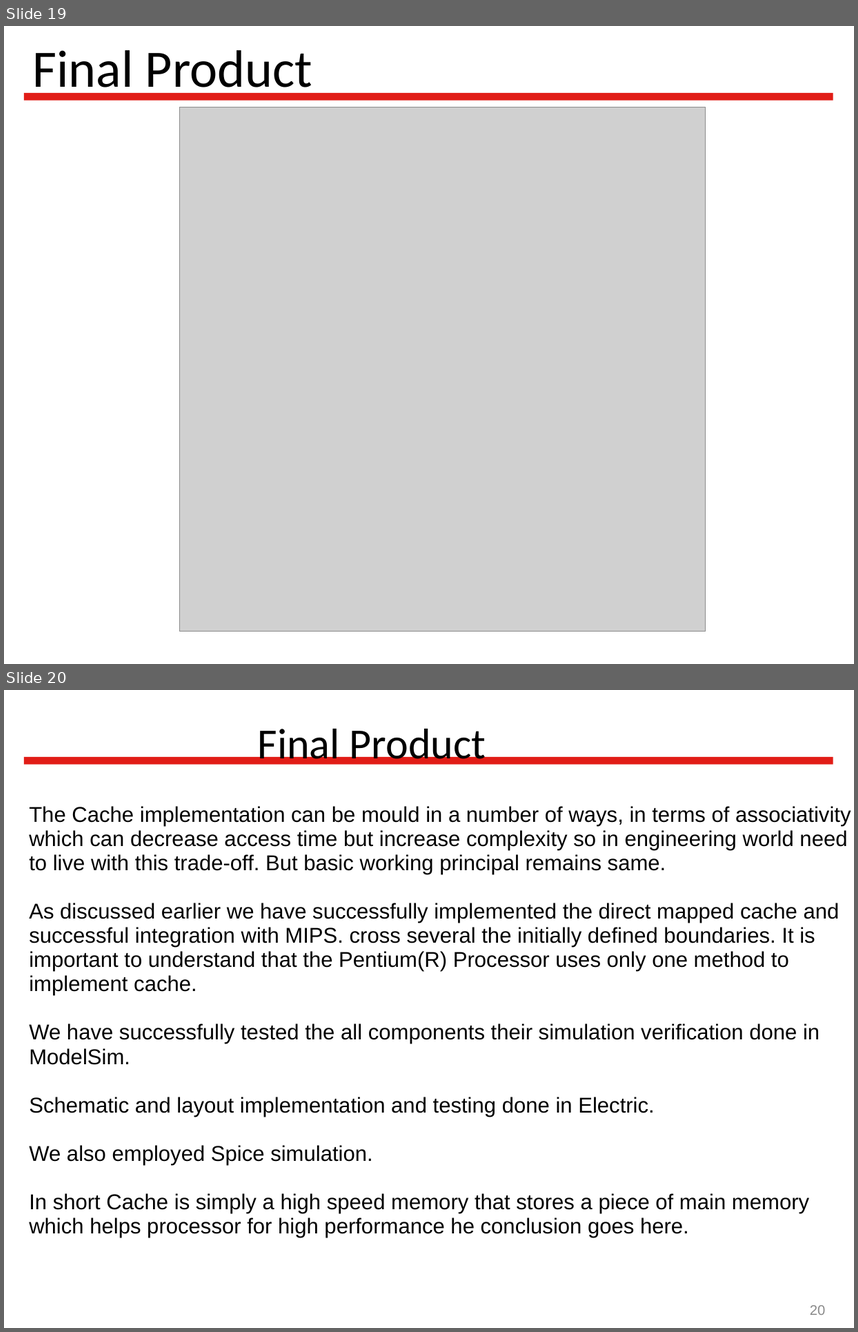
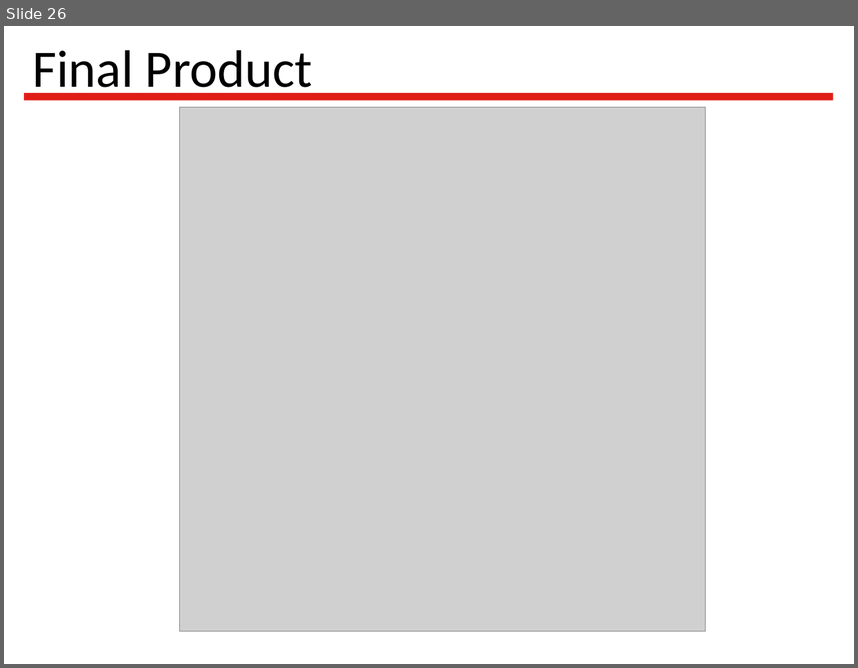
Before and after one commit to Latootoo/ECSE_548, a slide deck: Reports/presentation/Vlsi_project_presentation.ppt. Shown one above the other, each under a label of ours: slides 19 and 20 before the commit, slide 26 after it. The pictures are 858x1332 and 858x668 pixels, drawn with LibreOffice and Linux fonts; fonts in the diff are those of the drawing; grey boxes stand for pictures; background and template pictures are left out. Boxes give left, top, right and bottom in pixels: in the first picture for what was removed or moved away, otherwise in the second. Text is boxed around its words. In the diff, an @@ line names an element or a change of style, - is before the commit and + after.

```diff
--- a/Reports/presentation/Vlsi_project_presentation.ppt
+++ b/Reports/presentation/Vlsi_project_presentation.ppt
@@ slide 20 removed at (4, 690, 854, 1328), background #FFFFFF; not listed: 1 template element that a slide beside it also shows @@
@@ title removed at (258, 729, 486, 765) @@
-Final Product
@@ text removed at (29, 806, 851, 1237) @@
-The Cache implementation can be mould in a number of ways, in terms of associativity which can decrease access time but increase complexity so in engineering world need to live with this trade-off. But basic working principal remains same.
-As discussed earlier we have successfully implemented the direct mapped cache and successful integration with MIPS. cross several the initially defined boundaries. It is important to understand that the Pentium(R) Processor uses only one method to implement cache.
-We have successfully tested the all components their simulation verification done in ModelSim.
-Schematic and layout implementation and testing done in Electric.
-We also employed Spice simulation.
-In short Cache is simply a high speed memory that stores a piece of main memory which helps processor for high performance he conclusion goes here.
@@ page number removed at (810, 1305, 825, 1314) @@
-20
@@ what was slide 19 is now slide 26 @@
```
Also in this commit, not shown: 5 slides changed, 8 slides added, 4 other files.
